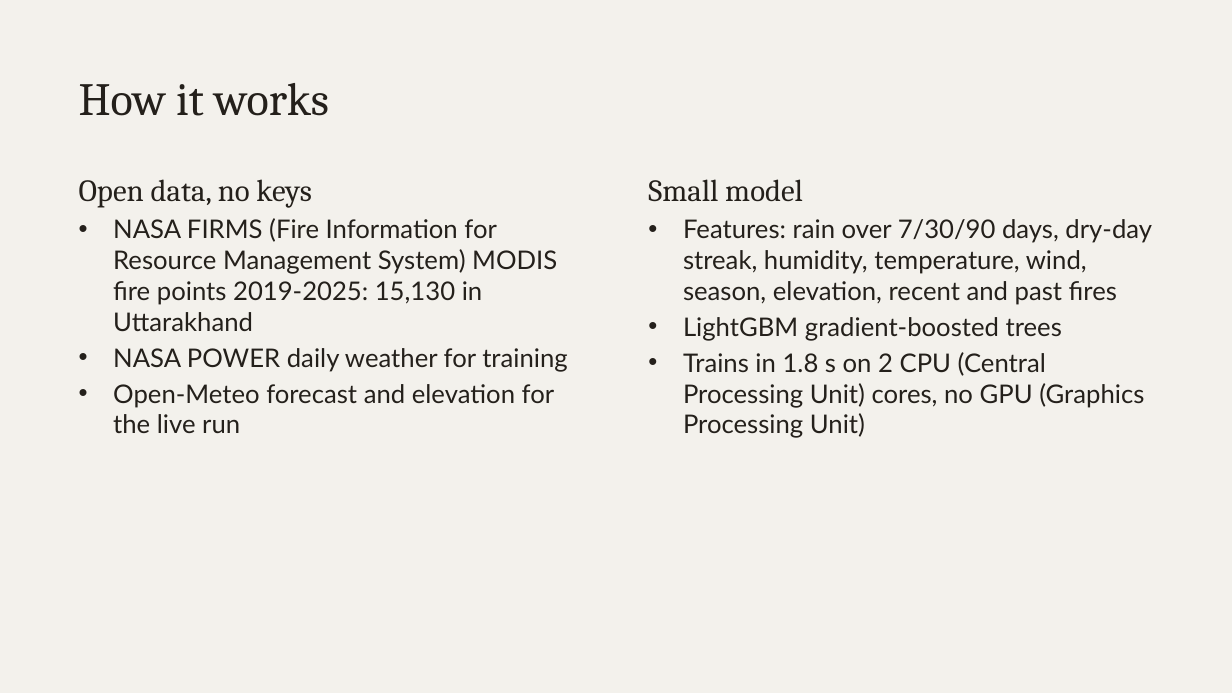
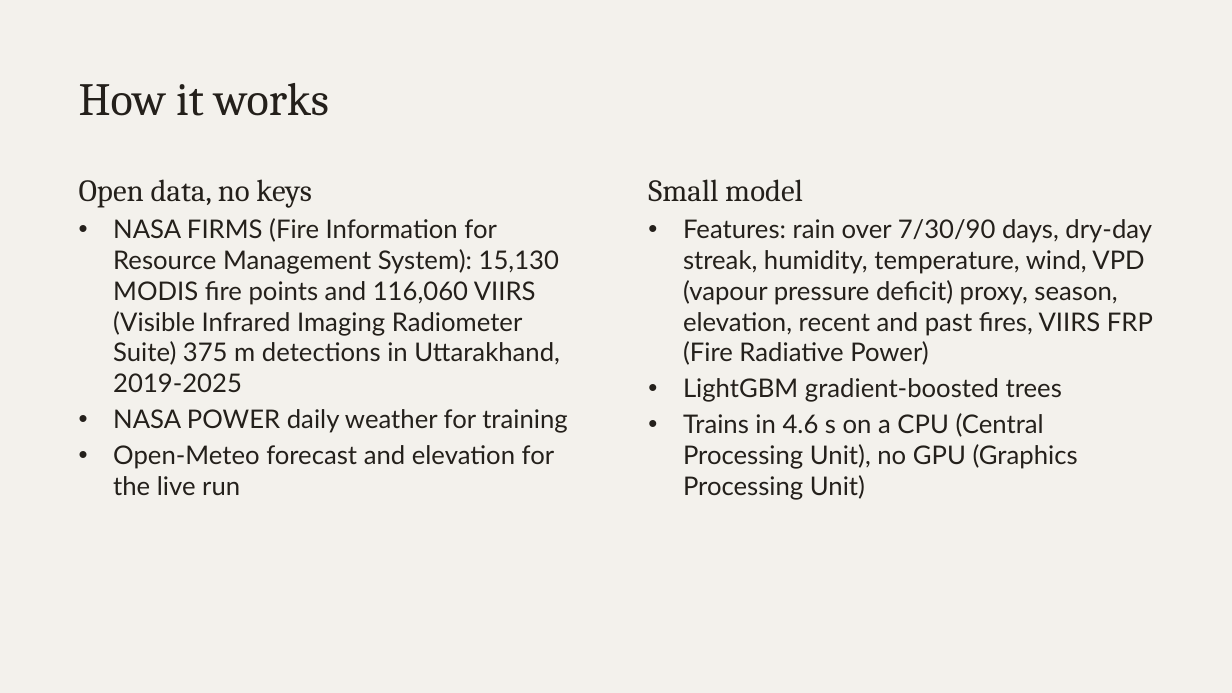
Before and after one commit to akshay-ira-2026/van-agni, a slide deck: slide 4 of submission/PITCH_DECK.pptx. Drawn at 1232x693 pixels with LibreOffice and Linux fonts; fonts in the diff are those of the drawing. Boxes give left, top, right and bottom in pixels: in the first picture for what was removed or moved away, otherwise in the second. Text is boxed around its words. In the diff, an @@ line names an element or a change of style, - is before the commit and + after.

```diff
--- a/submission/PITCH_DECK.pptx
+++ b/submission/PITCH_DECK.pptx
@@ text at <box>113,218,560,392</box>: text changed @@
-• NASA FIRMS (Fire Information for Resource Management System) MODIS fire points 2019-2025: 15,130 in Uttarakhand
+• NASA FIRMS (Fire Information for Resource Management System): 15,130 MODIS fire points and 116,060 VIIRS (Visible Infrared Imaging Radiometer Suite) 375 m detections in Uttarakhand, 2019-2025
@@ text at <box>683,219,1153,365</box>: text changed @@
-• Features: rain over 7/30/90 days, dry-day streak, humidity, temperature, wind, season, elevation, recent and past fires
+• Features: rain over 7/30/90 days, dry-day streak, humidity, temperature, wind, VPD (vapour pressure deficit) proxy, season, elevation, recent and past fires, VIIRS FRP (Fire Radiative Power)
@@ text at <box>683,413,1078,500</box>: text changed @@
-• Trains in 1.8 s on 2 CPU (Central Processing Unit) cores, no GPU (Graphics Processing Unit)
+• Trains in 4.6 s on a CPU (Central Processing Unit), no GPU (Graphics Processing Unit)
```
Also in this commit, not shown: 3 other slides changed, 3 other files.
